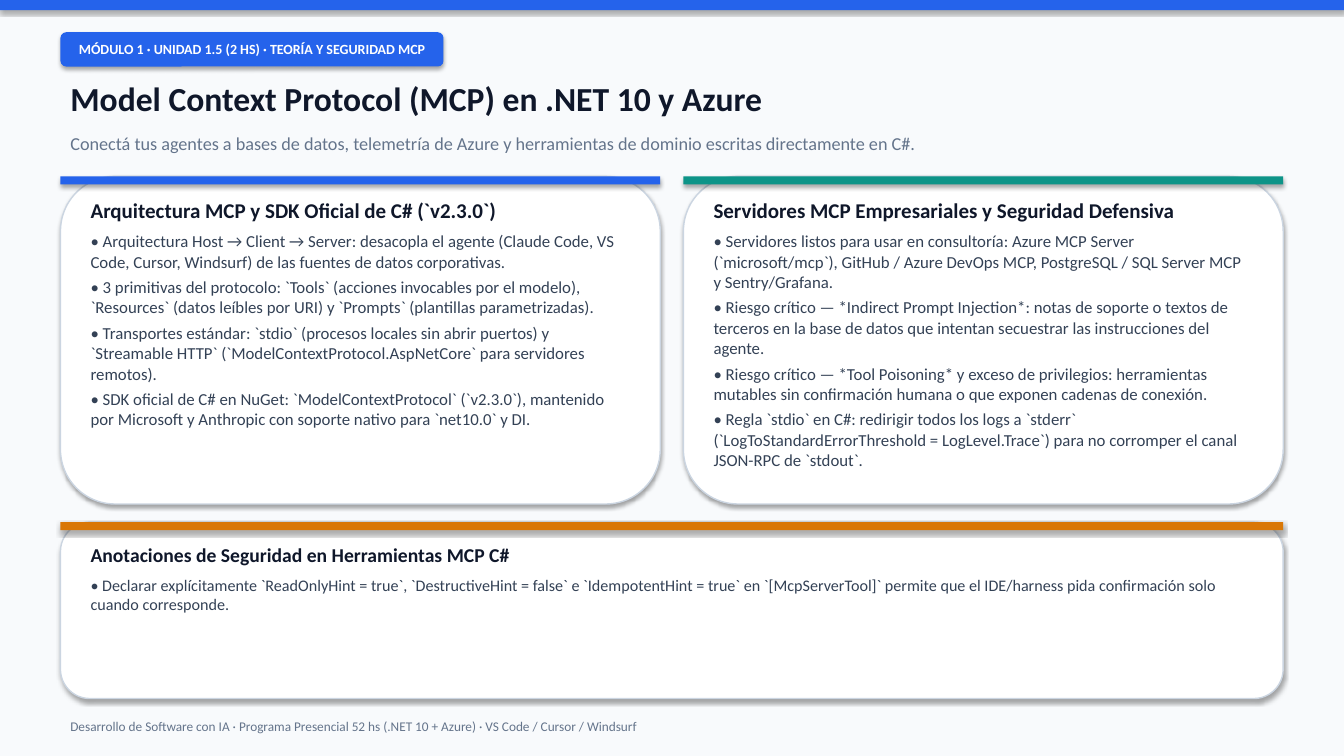
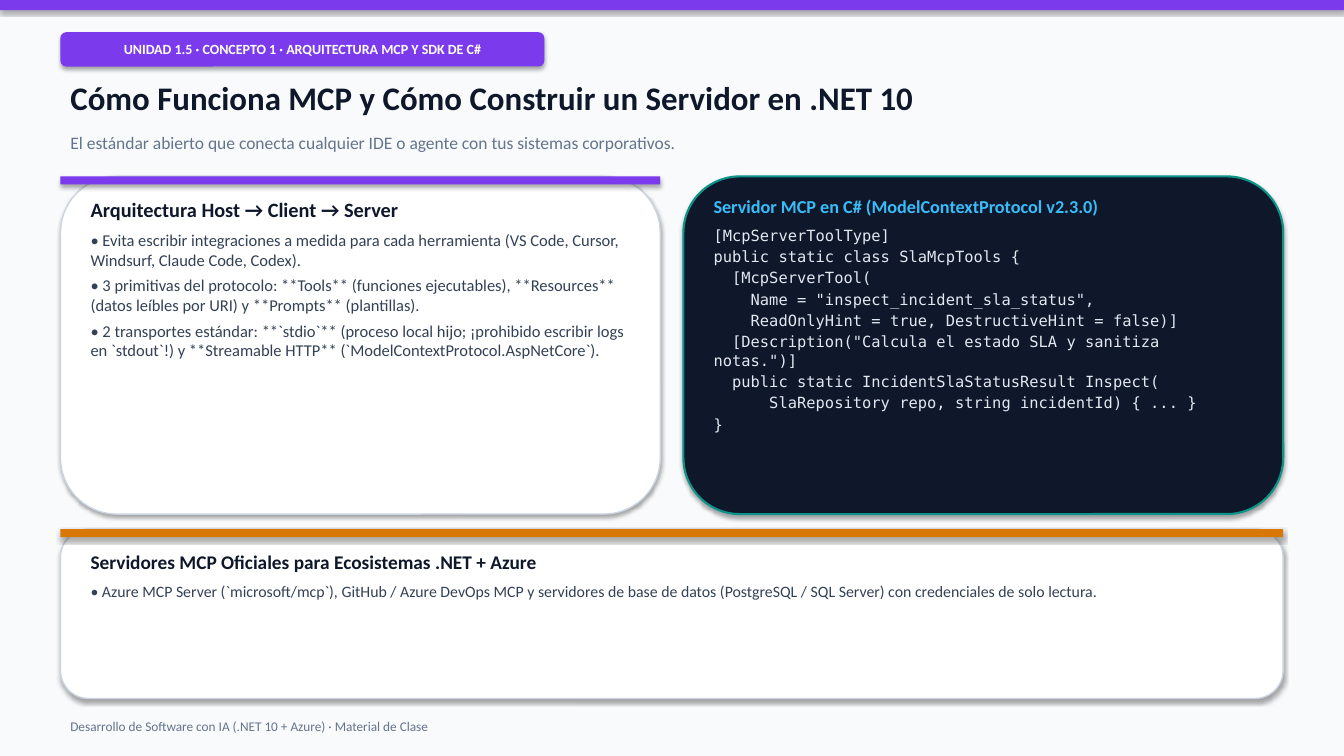
Before and after one commit to fabzter/curso_ai, a slide deck: slide 23 of curriculum/2026-11-03_curso-completo-desarrollo-sw-con-ia.pptx (slide 13 before the commit). Drawn at 1344x756 pixels with LibreOffice and Linux fonts; fonts in the diff are those of the drawing. Boxes give left, top, right and bottom in pixels: in the first picture for what was removed or moved away, otherwise in the second. Text is boxed around its words. In the diff, an @@ line names an element or a change of style, - is before the commit and + after.

Commit message:
feat(presentaciones): add top-level presentaciones/ folder with all unit/module/course classroom PPTX decks and presenter DOCX

```diff
--- a/curriculum/2026-11-03_curso-completo-desarrollo-sw-con-ia.pptx
+++ b/curriculum/2026-11-03_curso-completo-desarrollo-sw-con-ia.pptx
@@ fill #2563EB to #7C3AED in 3 elements at [0,0,1344,10], [60,176,660,185], [60,32,544,67] @@
@@ rounded rectangle "UNIDAD 1.5 · CONCEPTO 1 ...": place and size @@
-rounded rectangle "UNIDAD 1.5 · CONCEPTO 1 ..." at [60,32,444,67]
+rounded rectangle "UNIDAD 1.5 · CONCEPTO 1 ..." at [60,32,544,67]
@@ text in rounded rectangle at [124,44,481,56]: text changed @@
-MÓDULO 1 · UNIDAD 1.5 (2 HS) · TEORÍA Y SEGURIDAD MCP
+UNIDAD 1.5 · CONCEPTO 1 · ARQUITECTURA MCP Y SDK DE C#
@@ text at [70,87,913,116]: text changed; size 24 to 23.5 pt @@
-Model Context Protocol (MCP) en .NET 10 y Azure
+Cómo Funciona MCP y Cómo Construir un Servidor en .NET 10
@@ text at [70,137,675,152]: text changed; size 13 to 12.5 pt @@
-Conectá tus agentes a bases de datos, telemetría de Azure y herramientas de dominio escritas directamente en C#.
+El estándar abierto que conecta cualquier IDE o agente con tus sistemas corporativos.
@@ rounded rectangle: place and size @@
-rounded rectangle at [60,176,660,504]
+rounded rectangle at [60,176,660,514]
@@ rounded rectangle: place and size @@
-rounded rectangle at [684,176,1284,504]
+rounded rectangle at [684,176,1284,514]
@@ rounded rectangle at [684,176,1284,514]: fill #FFFFFF to #0F172A; outline #CBD5E1 1 pt to #0D9488 1.5 pt @@
@@ rectangle removed at [684,176,1284,185] @@
@@ text at [91,202,624,359]: text changed; size 12 to 11.8 pt @@
-Arquitectura MCP y SDK Oficial de C# (`v2.3.0`)
-• Arquitectura Host → Client → Server: desacopla el agente (Claude Code, VS Code, Cursor, Windsurf) de las fuentes de datos corporativas.
-• 3 primitivas del protocolo: `Tools` (acciones invocables por el modelo), `Resources` (datos leíbles por URI) y `Prompts` (plantillas parametrizadas).
-• Transportes estándar: `stdio` (procesos locales sin abrir puertos) y `Streamable HTTP` (`ModelContextProtocol.AspNetCore` para servidores remotos).
-• SDK oficial de C# en NuGet: `ModelContextProtocol` (`v2.3.0`), mantenido por Microsoft y Anthropic con soporte nativo para `net10.0` y DI.
+Arquitectura Host → Client → Server
+• Evita escribir integraciones a medida para cada herramienta (VS Code, Cursor, Windsurf, Claude Code, Codex).
+• 3 primitivas del protocolo: **Tools** (funciones ejecutables), **Resources** (datos leíbles por URI) y **Prompts** (plantillas).
+• 2 transportes estándar: **`stdio`** (proceso local hijo; ¡prohibido escribir logs en `stdout`!) y **Streamable HTTP** (`ModelContextProtocol.AspNetCore`).
@@ text at [714,199,1178,412]: text changed; size 12 to 11 pt; font Calibri to DejaVu Sans Mono; text colour #334155 to #E2E8F0 @@
-Servidores MCP Empresariales y Seguridad Defensiva
-• Servidores listos para usar en consultoría: Azure MCP Server (`microsoft/mcp`), GitHub / Azure DevOps MCP, PostgreSQL / SQL Server MCP y Sentry/Grafana.
-• Riesgo crítico — *Indirect Prompt Injection*: notas de soporte o textos de terceros en la base de datos que intentan secuestrar las instrucciones del agente.
-• Riesgo crítico — *Tool Poisoning* y exceso de privilegios: herramientas mutables sin confirmación humana o que exponen cadenas de conexión.
-• Regla `stdio` en C#: redirigir todos los logs a `stderr` (`LogToStandardErrorThreshold = LogLevel.Trace`) para no corromper el canal JSON-RPC de `stdout`.
+Servidor MCP en C# (ModelContextProtocol v2.3.0)
+[McpServerToolType]
+public static class SlaMcpTools {
+[McpServerTool(
+Name = "inspect_incident_sla_status",
+ReadOnlyHint = true, DestructiveHint = false)]
+[Description("Calcula el estado SLA y sanitiza notas.")]
+public static IncidentSlaStatusResult Inspect(
+SlaRepository repo, string incidentId) { ... }
+}
@@ rounded rectangle: place and size @@
-rounded rectangle at [60,522,1284,699]
+rounded rectangle at [60,529,1284,699]
@@ rectangle: place and size @@
-rectangle at [60,522,1284,530]
+rectangle at [60,529,1284,537]
@@ text at [91,555,1096,600]: text changed; size 11.5 to 11.3 pt @@
-Anotaciones de Seguridad en Herramientas MCP C#
-• Declarar explícitamente `ReadOnlyHint = true`, `DestructiveHint = false` e `IdempotentHint = true` en `[McpServerTool]` permite que el IDE/harness pida confirmación solo cuando corresponde.
+Servidores MCP Oficiales para Ecosistemas .NET + Azure
+• Azure MCP Server (`microsoft/mcp`), GitHub / Azure DevOps MCP y servidores de base de datos (PostgreSQL / SQL Server) con credenciales de solo lectura.
@@ text at [70,721,428,733]: text changed @@
-Desarrollo de Software con IA · Programa Presencial 52 hs (.NET 10 + Azure) · VS Code / Cursor / Windsurf
+Desarrollo de Software con IA (.NET 10 + Azure) · Material de Clase
```
Also in this commit, not shown: 14 other slides changed, 21 slides added, 14 slides removed, 33 other files.
